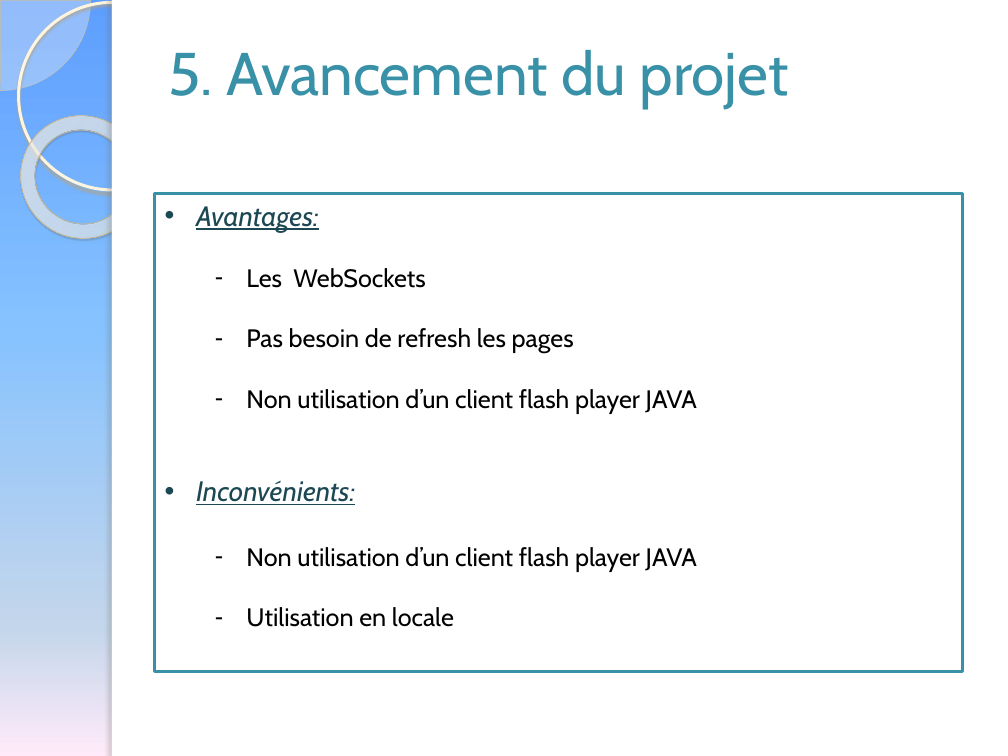
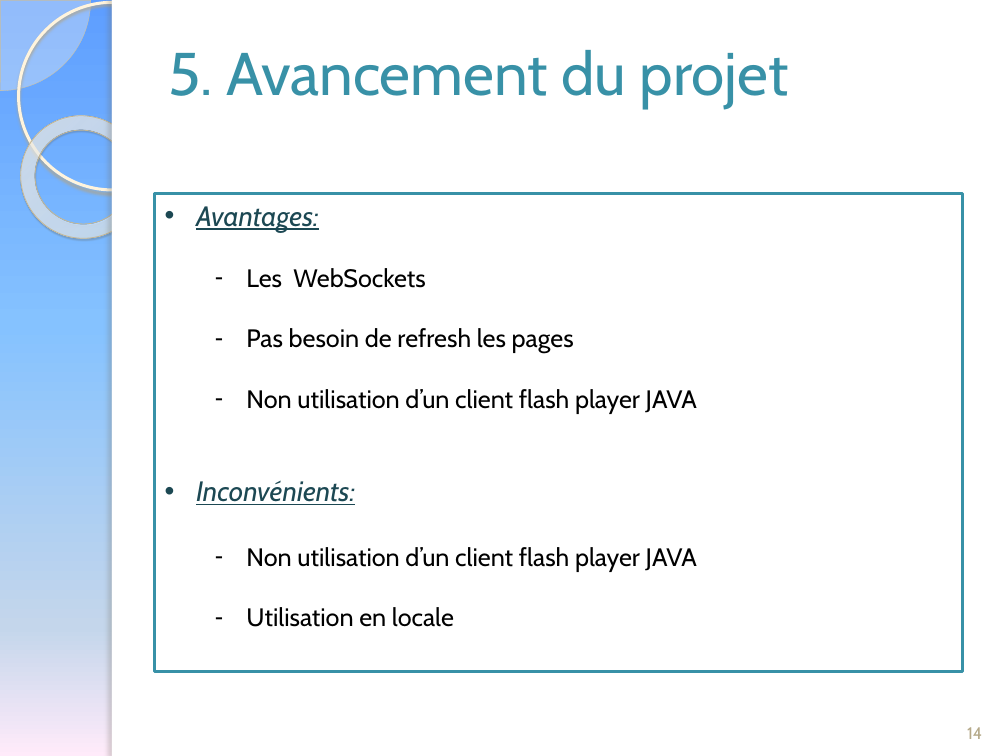
Before and after one commit to Sylphide/ProjetInfo, a slide deck: slide 14 of Présentation Projet Informatique.pptx. Drawn at 1008x756 pixels with LibreOffice and Linux fonts; fonts in the diff are those of the drawing. Boxes give left, top, right and bottom in pixels: in the first picture for what was removed or moved away, otherwise in the second. Text is boxed around its words. In the diff, an @@ line names an element or a change of style, - is before the commit and + after.

```diff
--- a/Présentation Projet Informatique.pptx
+++ b/Présentation Projet Informatique.pptx
@@ page number added at [967,727,982,739], 12 pt, text #B6A98A @@
+14
```
Also in this commit, not shown: 17 other slides changed, 1 other file.
